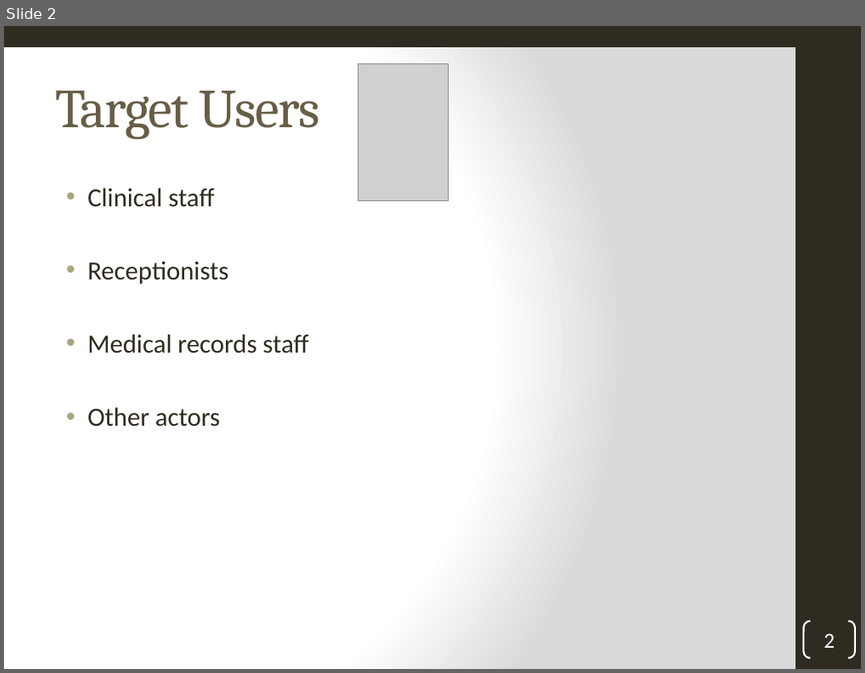
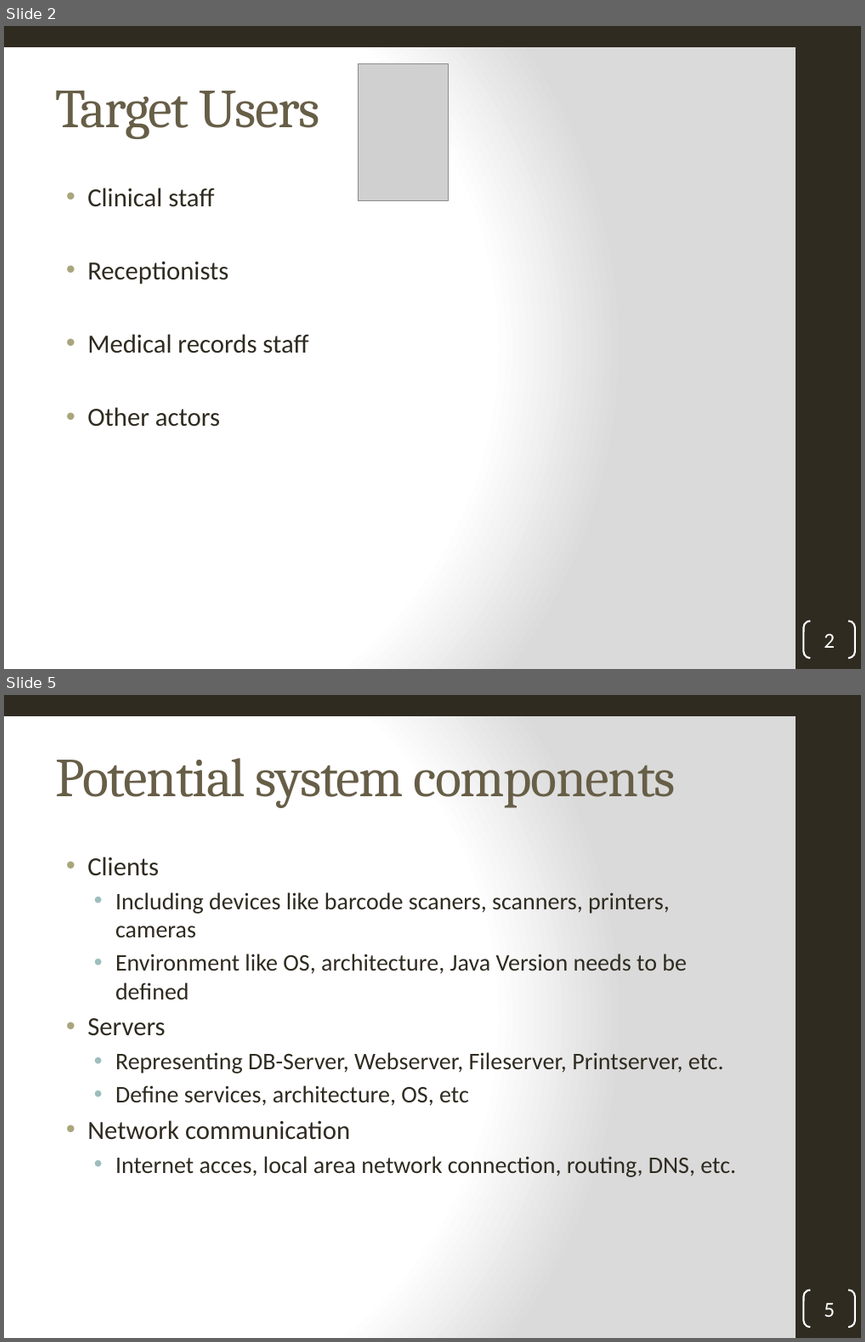
Before and after one commit to inved1/ch.bfh.bti7081.s2013.black, a slide deck: ch.bfh.bti7081.s2013.black/doc/taskRepository/1/CS Task 1.pptx. Shown one above the other, each under a label of ours: slide 2 before the commit, slides 2 and 5 after it; the slides between them are not shown. The pictures are 865x673 and 865x1342 pixels, drawn with LibreOffice and Linux fonts; fonts in the diff are those of the drawing; grey boxes stand for pictures; background and template pictures are left out. Boxes give left, top, right and bottom in pixels: in the first picture for what was removed or moved away, otherwise in the second. Text is boxed around its words. In the diff, an @@ line names an element or a change of style, - is before the commit and + after.

```diff
--- a/ch.bfh.bti7081.s2013.black/doc/taskRepository/1/CS Task 1.pptx
+++ b/ch.bfh.bti7081.s2013.black/doc/taskRepository/1/CS Task 1.pptx
@@ slide 5 added at (x1=4, y1=695, x2=861, y2=1338), background gradient #FFFFFF to #DADADA; not listed: 2 template elements that a slide beside it also shows @@
@@ title added at (x1=55, y1=758, x2=676, y2=808), 46 pt, text #675E47 @@
+Potential system components
@@ text added at (x1=87, y1=857, x2=736, y2=1177), 20 pt, text #2F2B20 @@
+• Clients
+  • Including devices like barcode scaners, scanners, printers, cameras
+  • Environment like OS, architecture, Java Version needs to be defined
+• Servers
+  • Representing DB-Server, Webserver, Fileserver, Printserver, etc.
+  • Define services, architecture, OS, etc
+• Network communication
+  • Internet acces, local area network connection, routing, DNS, etc.
@@ page number added at (x1=803, y1=1290, x2=855, y2=1327), outline #FFFFFF 1.5 pt, 18 pt, text #FFFFFF @@
+5
```
Also in this commit, not shown: 3 other slides added.
